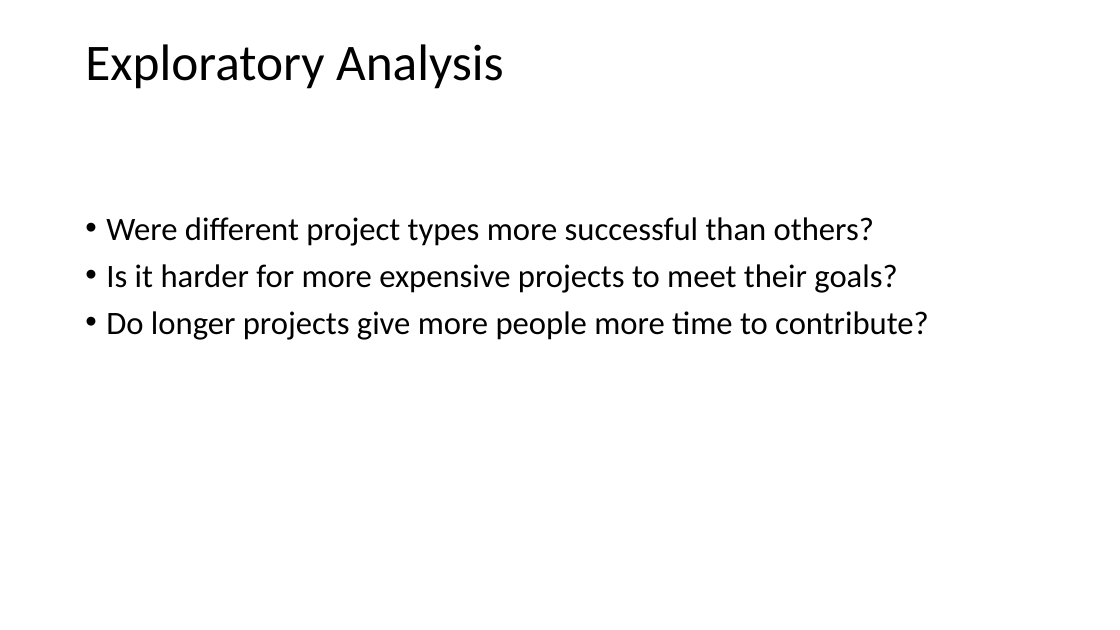
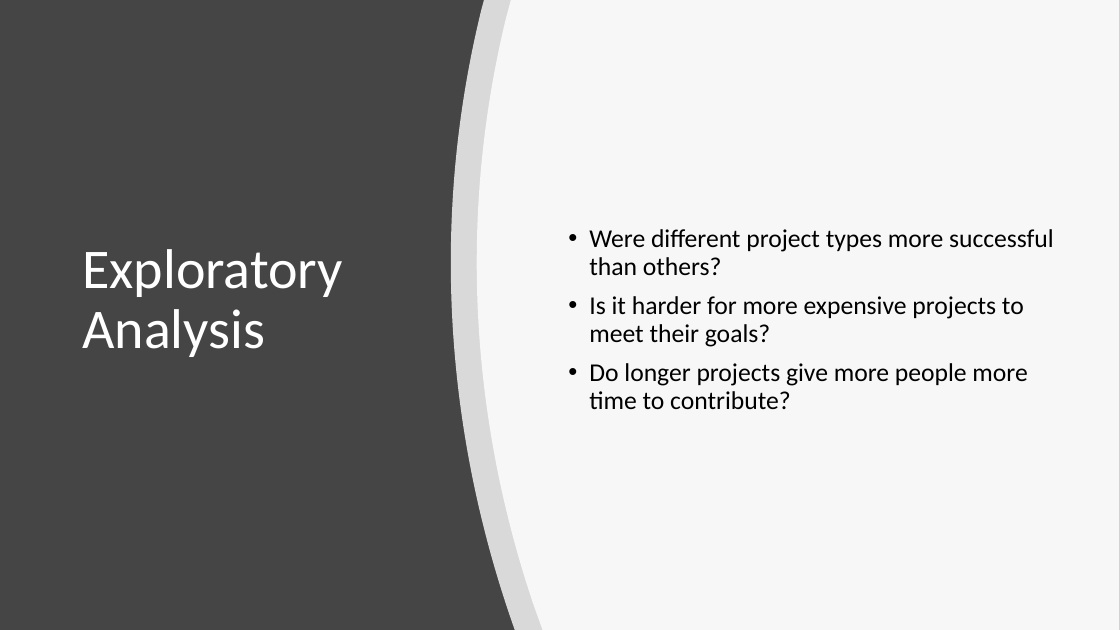
Before and after one commit to catshowjudge/Kickstarter-Project, a slide deck: slide 5 of Kickstarter_Slidedeck.pptx. Drawn at 1120x630 pixels with LibreOffice and Linux fonts; fonts in the diff are those of the drawing. Boxes give left, top, right and bottom in pixels: in the first picture for what was removed or moved away, otherwise in the second. Text is boxed around its words. In the diff, an @@ line names an element or a change of style, - is before the commit and + after.

```diff
--- a/Kickstarter_Slidedeck.pptx
+++ b/Kickstarter_Slidedeck.pptx
@@ background #FFFFFF to #454545 @@
@@ freeform shape added at bbox=[451, 0, 1120, 630], fill #FFFFFF at 80% opacity @@
@@ freeform shape added at bbox=[477, 0, 1120, 630], fill #FFFFFF at 80% opacity @@
@@ title "Exploratory Analysis": place and size @@
-title "Exploratory Analysis" at bbox=[85, 44, 504, 89]
+title "Exploratory Analysis" at bbox=[82, 249, 343, 357]
@@ title "Exploratory Analysis" at bbox=[82, 249, 343, 357]: size 44 to 48 pt, text colour #000000 to #FFFFFF @@
@@ text "Were different project types more ...": place and size @@
-text "Were different project types more ..." at bbox=[106, 217, 928, 340]
+text "Were different project types more ..." at bbox=[589, 229, 1054, 409]
@@ text "Were different project types more ..." at bbox=[589, 229, 1054, 409]: size 28 to 22 pt; vertical alignment top to middle @@
```
Also in this commit, not shown: 6 other slides changed.
